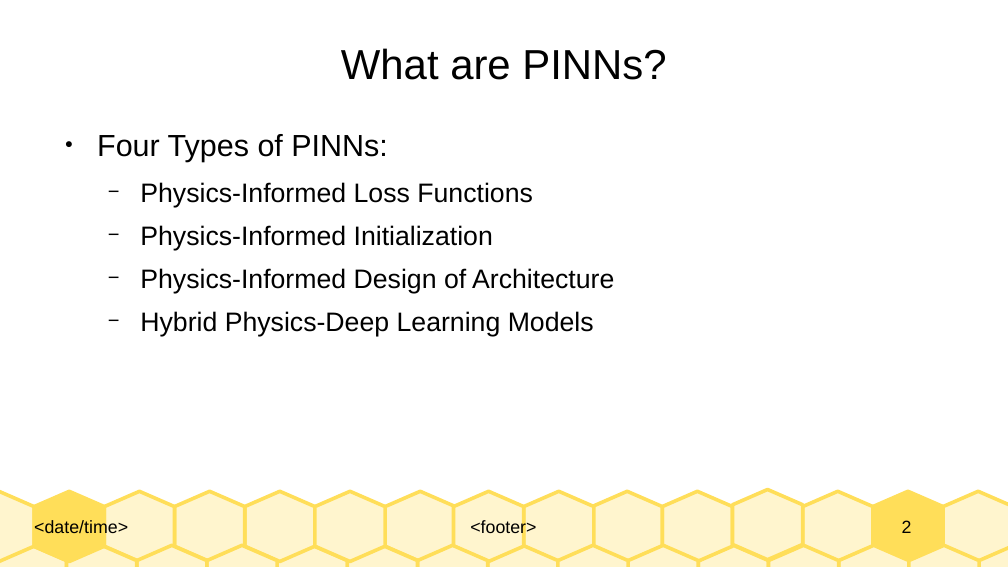
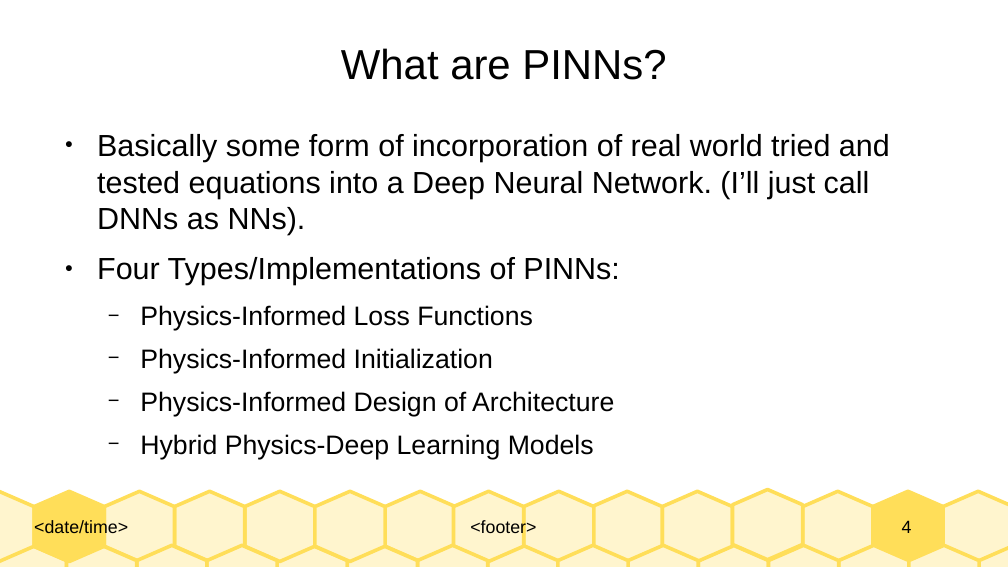
Before and after one commit to Realife-Brahmin/OriginalDocsHub, a slide deck: slide 4 of research_showcase/physicsInformedNeuralNetworks_aryan_ritwajeet_jha.odp (slide 2 before the commit). Drawn at 1008x567 pixels with LibreOffice and Linux fonts; fonts in the diff are those of the drawing. Boxes give left, top, right and bottom in pixels: in the first picture for what was removed or moved away, otherwise in the second. Text is boxed around its words. In the diff, an @@ line names an element or a change of style, - is before the commit and + after.

```diff
--- a/research_showcase/physicsInformedNeuralNetworks_aryan_ritwajeet_jha.odp
+++ b/research_showcase/physicsInformedNeuralNetworks_aryan_ritwajeet_jha.odp
@@ text at [97,134,890,285]: text changed @@
-● Four Types of PINNs:
+● Basically some form of incorporation of real world tried and tested equations into a Deep Neural Network. (I’ll just call DNNs as NNs).
+● Four Types/Implementations of PINNs:
@@ page number at [902,520,912,533]: text changed @@
-2
+4
```
Also in this commit, not shown: 6 other slides changed, 1 other file.
